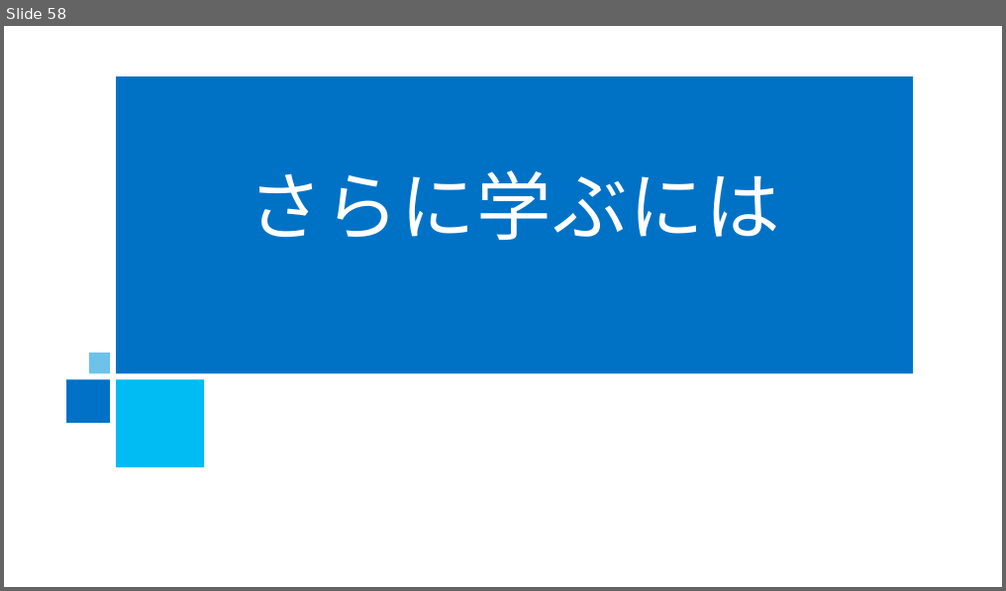
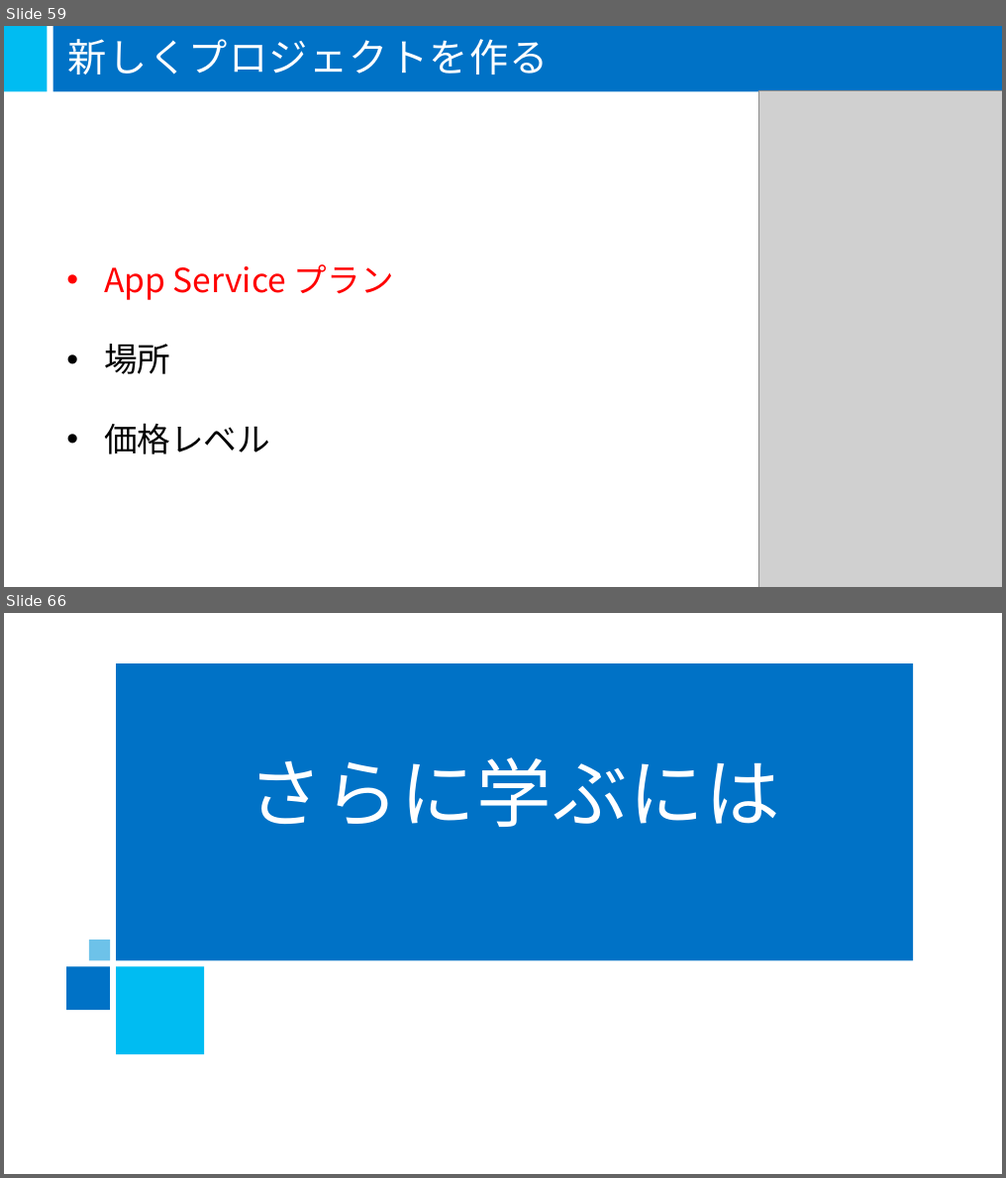
Before and after one commit to mspjp/20160611TokyoSeminar, a slide deck: 05-Microsoft Azure/05-Microsoft Azure.pptx. Shown one above the other, each under a label of ours: slide 58 before the commit, slides 59 and 66 after it; the slides between them are not shown. The pictures are 1006x591 and 1006x1178 pixels, drawn with LibreOffice and Linux fonts; fonts in the diff are those of the drawing; grey boxes stand for pictures; background and template pictures are left out. Boxes give left, top, right and bottom in pixels: in the first picture for what was removed or moved away, otherwise in the second. Text is boxed around its words. In the diff, an @@ line names an element or a change of style, - is before the commit and + after.

```diff
--- a/05-Microsoft Azure/05-Microsoft Azure.pptx
+++ b/05-Microsoft Azure/05-Microsoft Azure.pptx
@@ slide 59 added at <box>4,26,1002,587</box>, background #FFFFFF @@
@@ rectangle added at <box>4,26,48,92</box>, fill #00BCF2 @@
@@ rectangle added at <box>54,26,1002,92</box>, fill #0072C6 @@
@@ title added at <box>68,39,548,75</box>, 37.3 pt, text #FFFFFF @@
+新しくプロジェクトを作る
@@ picture added at <box>758,90,1002,587</box> @@
@@ text added at <box>104,265,394,455</box>, 32 pt, text #FF0000 @@
+• App Service プラン
+• 場所
+• 価格レベル
@@ what was slide 58 is now slide 66 @@
```
Also in this commit, not shown: 5 slides changed, 8 other slides added, 1 slide removed.
